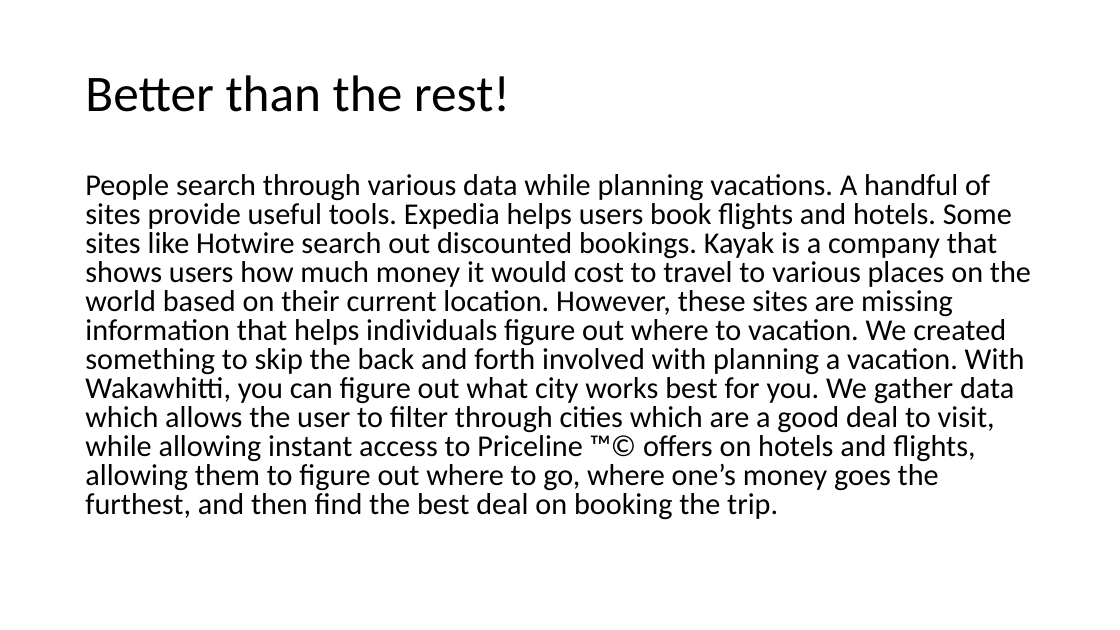
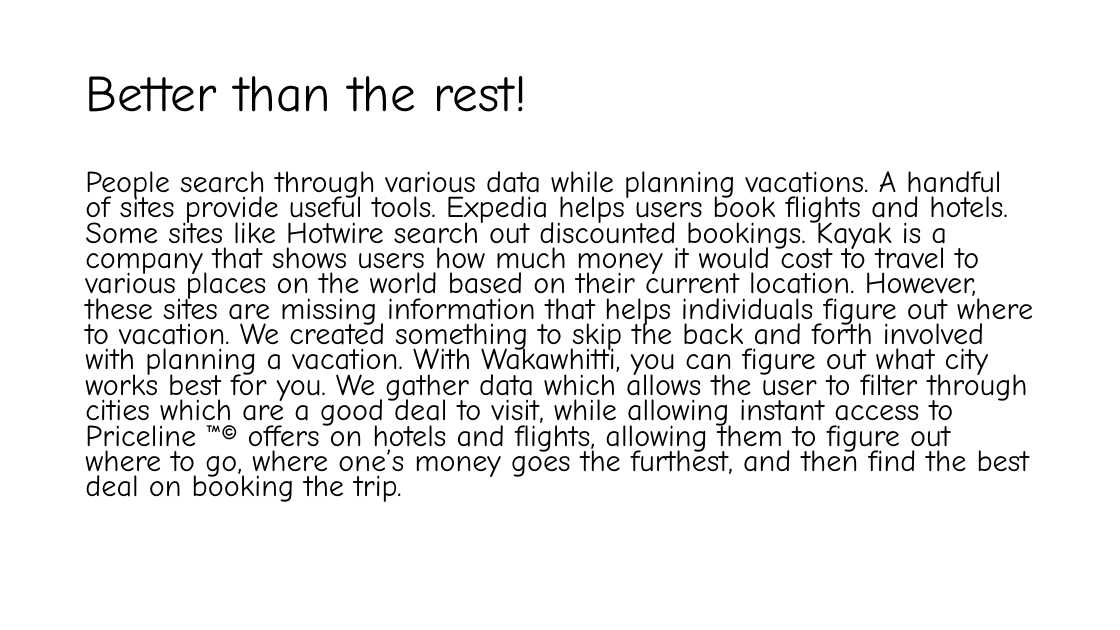
Before and after one commit to jamesylgan/Wakawhitti-BigRedHacks, a slide deck: slide 2 of Presentation1.pptx. Drawn at 1120x630 pixels with LibreOffice and Linux fonts; fonts in the diff are those of the drawing. Boxes give left, top, right and bottom in pixels: in the first picture for what was removed or moved away, otherwise in the second. Text is boxed around its words. In the diff, an @@ line names an element or a change of style, - is before the commit and + after.

```diff
--- a/Presentation1.pptx
+++ b/Presentation1.pptx
@@ title "Better than the rest!" at [85, 76, 527, 112]: font Calibri to Comic Neue @@
@@ text "People search through various data ..." at [85, 171, 1033, 502]: font Calibri to Comic Neue; line spacing 0.8 to 0.7 @@
```
Also in this commit, not shown: 2 other slides changed.
